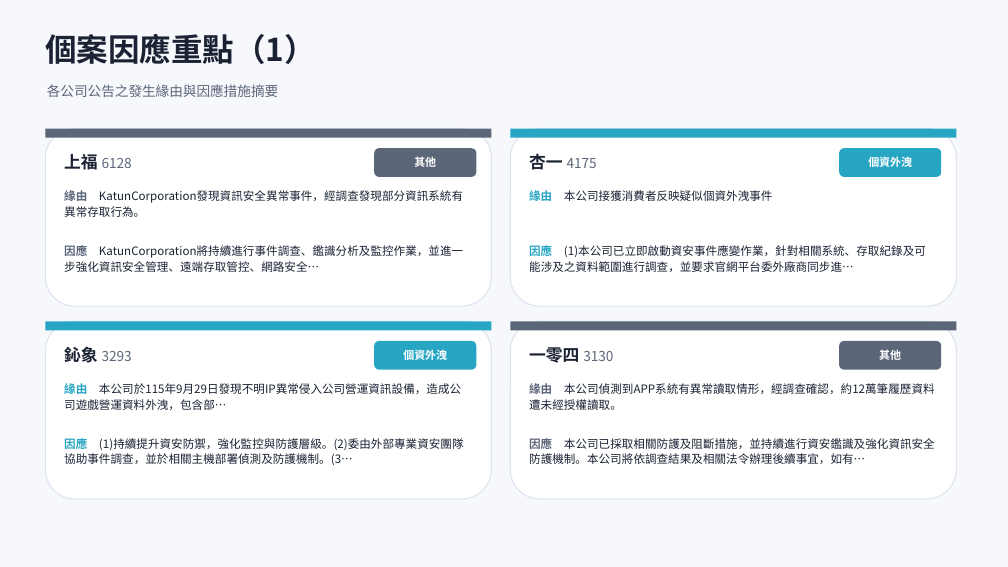
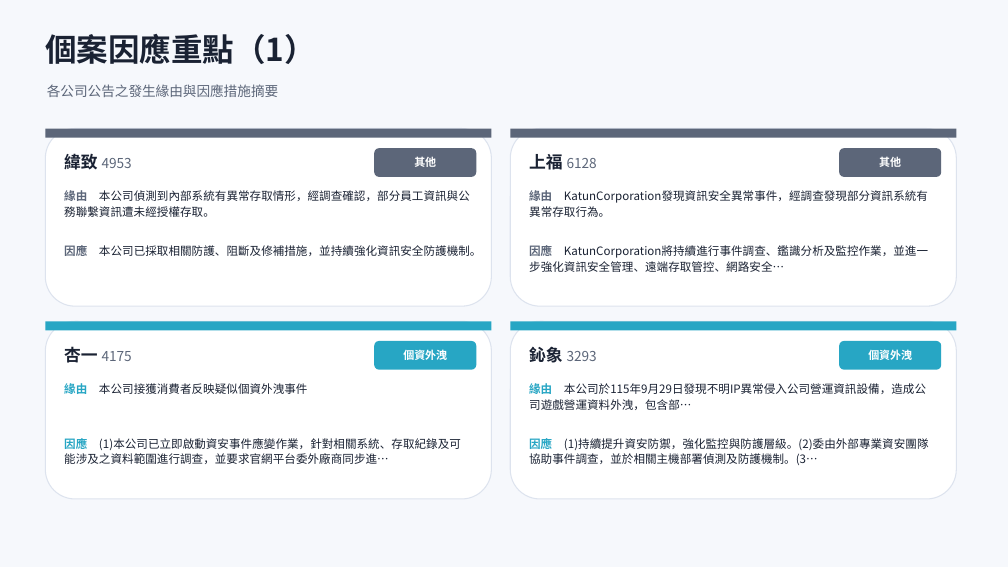
Before and after one commit to Johnnylin77/mops-isec-monitor, a slide deck: slide 6 of 資安事件因應分析.pptx. Drawn at 1008x567 pixels with LibreOffice and Linux fonts; fonts in the diff are those of the drawing. Boxes give left, top, right and bottom in pixels: in the first picture for what was removed or moved away, otherwise in the second. Text is boxed around its words. In the diff, an @@ line names an element or a change of style, - is before the commit and + after.

```diff
--- a/資安事件因應分析.pptx
+++ b/資安事件因應分析.pptx
@@ rectangle at [510, 129, 957, 138]: fill #27A6C4 to #5C6679 @@
@@ rounded rectangle at [839, 148, 941, 177]: fill #27A6C4 to #5C6679 @@
@@ text at [64, 151, 132, 173]: text changed @@
-上福 6128
+緯致 4953
@@ text at [529, 154, 597, 170]: text changed @@
-杏一 4175
+上福 6128
@@ text at [879, 157, 901, 167]: text changed @@
-個資外洩
+其他
@@ text at [64, 190, 470, 217]: text changed @@
-緣由 KatunCorporation發現資訊安全異常事件，經調查發現部分資訊系統有異常存取行為。
+緣由 本公司偵測到內部系統有異常存取情形，經調查確認，部分員工資訊與公務聯繫資訊遭未經授權存取。
@@ text at [529, 190, 928, 217]: text changed @@
-緣由 本公司接獲消費者反映疑似個資外洩事件
+緣由 KatunCorporation發現資訊安全異常事件，經調查發現部分資訊系統有異常存取行為。
@@ text at [64, 245, 481, 256]: text changed @@
-因應 KatunCorporation將持續進行事件調查、鑑識分析及監控作業，並進一步強化資訊安全管理、遠端存取管控、網路安全…
+因應 本公司已採取相關防護、阻斷及修補措施，並持續強化資訊安全防護機制。
@@ text at [529, 245, 928, 272]: text changed @@
-因應 (1)本公司已立即啟動資安事件應變作業，針對相關系統、存取紀錄及可能涉及之資料範圍進行調查，並要求官網平台委外廠商同步進…
+因應 KatunCorporation將持續進行事件調查、鑑識分析及監控作業，並進一步強化資訊安全管理、遠端存取管控、網路安全…
@@ rectangle at [510, 321, 957, 330]: fill #5C6679 to #27A6C4 @@
@@ text at [64, 346, 132, 363]: text changed @@
-鈊象 3293
+杏一 4175
@@ text at [529, 346, 597, 363]: text changed @@
-一零四 3130
+鈊象 3293
@@ rounded rectangle at [839, 341, 941, 370]: fill #5C6679 to #27A6C4 @@
@@ text at [868, 350, 912, 360]: text changed @@
-其他
+個資外洩
@@ text at [64, 383, 308, 394]: text changed @@
-緣由 本公司於115年9月29日發現不明IP異常侵入公司營運資訊設備，造成公司遊戲營運資料外洩，包含部…
+緣由 本公司接獲消費者反映疑似個資外洩事件
@@ text at [529, 383, 926, 410]: text changed @@
-緣由 本公司偵測到APP系統有異常讀取情形，經調查確認，約12萬筆履歷資料遭未經授權讀取。
+緣由 本公司於115年9月29日發現不明IP異常侵入公司營運資訊設備，造成公司遊戲營運資料外洩，包含部…
@@ text at [64, 436, 461, 464]: text changed @@
-因應 (1)持續提升資安防禦，強化監控與防護層級。(2)委由外部專業資安團隊協助事件調查，並於相關主機部署偵測及防護機制。(3…
+因應 (1)本公司已立即啟動資安事件應變作業，針對相關系統、存取紀錄及可能涉及之資料範圍進行調查，並要求官網平台委外廠商同步進…
@@ text at [529, 436, 929, 465]: text changed @@
-因應 本公司已採取相關防護及阻斷措施，並持續進行資安鑑識及強化資訊安全防護機制。本公司將依調查結果及相關法令辦理後續事宜，如有…
+因應 (1)持續提升資安防禦，強化監控與防護層級。(2)委由外部專業資安團隊協助事件調查，並於相關主機部署偵測及防護機制。(3…
```
Also in this commit, not shown: 7 other slides changed, 2 other files.
